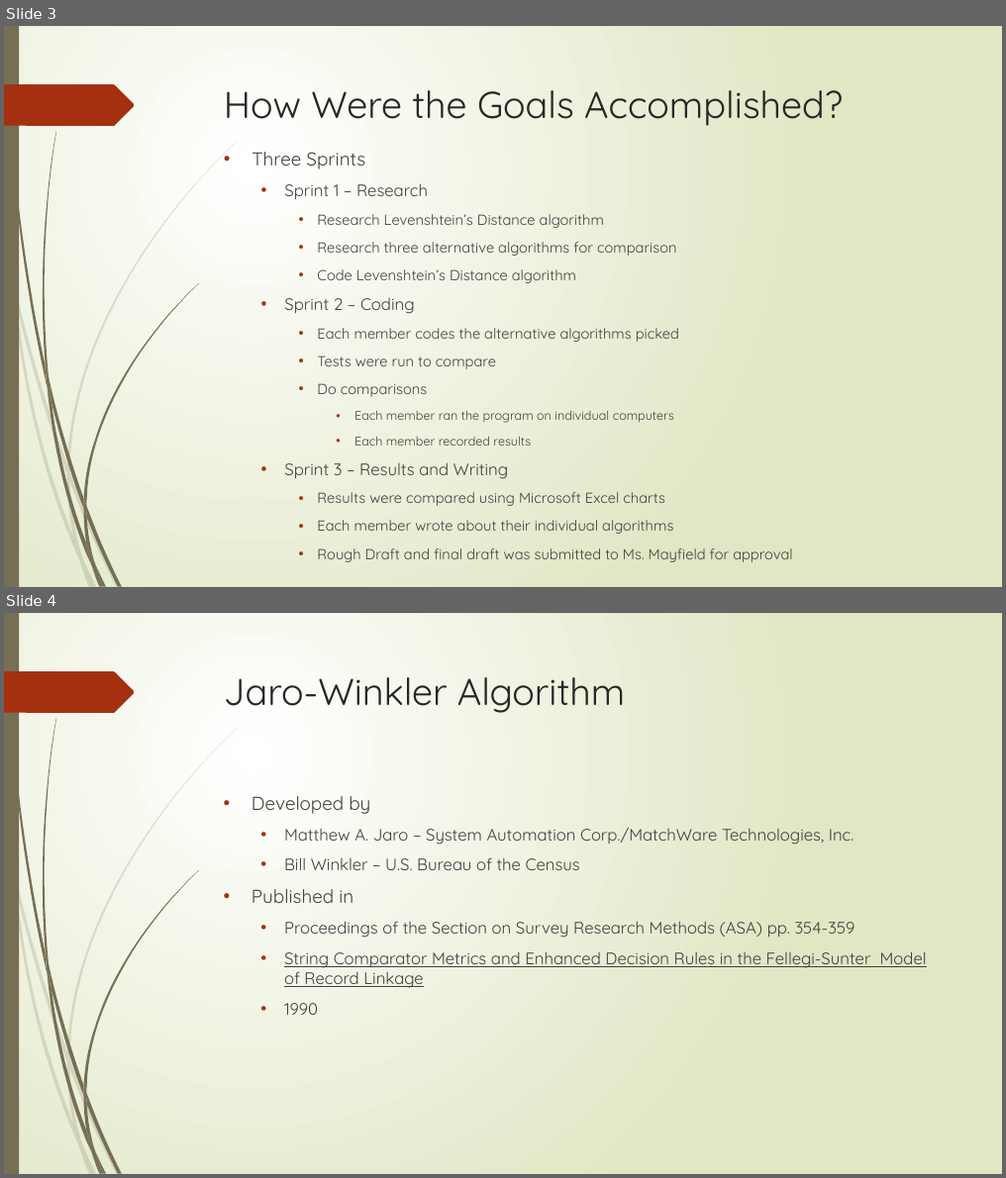
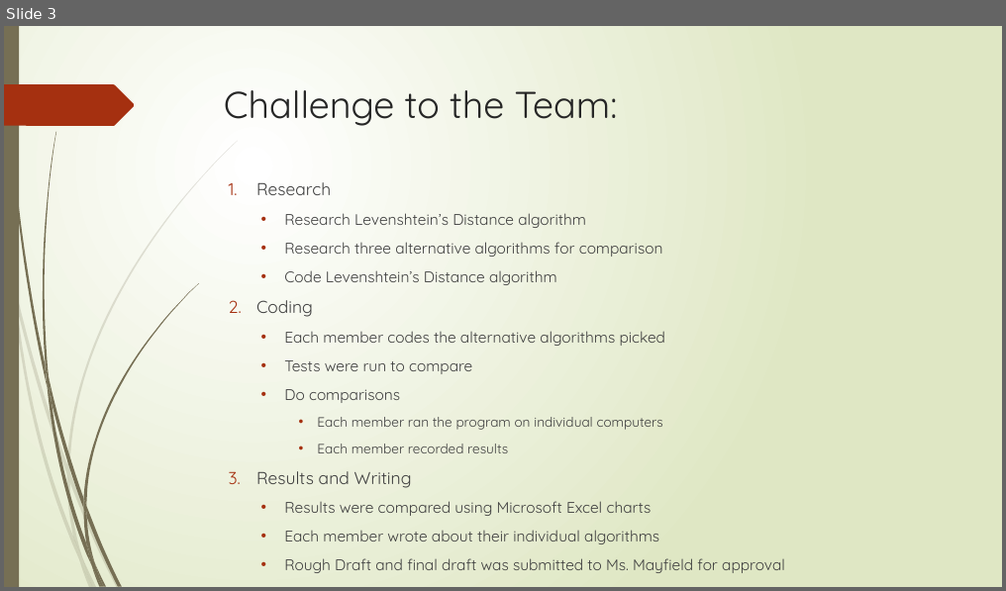
Before and after one commit to AthensStateComputerScience/DigitalHumanities, a slide deck: PowerPoint/Digital Humanities.pptx. Shown one above the other, each under a label of ours: slides 3 and 4 before the commit, slide 3 after it. The pictures are 1006x1178 and 1006x591 pixels, drawn with LibreOffice and Linux fonts; fonts in the diff are those of the drawing. Boxes give left, top, right and bottom in pixels: in the first picture for what was removed or moved away, otherwise in the second. Text is boxed around its words. In the diff, an @@ line names an element or a change of style, - is before the commit and + after.

```diff
--- a/PowerPoint/Digital Humanities.pptx
+++ b/PowerPoint/Digital Humanities.pptx
@@ slide 4 removed at (4,613,1002,1174), background gradient #FFFFFF to #DFE8C4; not listed: 24 template elements that a slide beside it also shows @@
@@ title removed at (224,677,625,713) @@
-Jaro-Winkler Algorithm
@@ text removed at (252,796,927,1015) @@
-• Developed by
-  • Matthew A. Jaro – System Automation Corp./MatchWare Technologies, Inc.
-  • Bill Winkler – U.S. Bureau of the Census
-• Published in
-  • Proceedings of the Section on Survey Research Methods (ASA) pp. 354-359
-  • String Comparator Metrics and Enhanced Decision Rules in the Fellegi-Sunter Model of Record Linkage
-  • 1990
@@ slide 3 changed as well @@
@@ title at (224,90,618,126): text changed @@
-How Were the Goals Accomplished?
+Challenge to the Team:
@@ text at (256,182,331,195): text changed; size 16 to 16.6 pt @@
-• Three Sprints
-  • Sprint 1 – Research
+1. Research
@@ text at (284,213,785,573): size 14 to 14.8 pt in "Research Levenshtein’s Distance algorithm", "Research three alternative algorithms for comparison", "Code Levenshtein’s Distance algorithm", "Each member codes the alternative algorithms picked" and 5 more places; size 12 to 12.9 pt in "Each member ran the program on individual ...", "Each member recorded results"; list level 3 to 2 in "Research Levenshtein’s Distance algorithm"; list level 3 to 2 in "Research three alternative algorithms for ..."; list level 3 to 2 in "Code Levenshtein’s Distance algorithm"; list level 3 to 2 in "Each member codes the alternative ..."; list level 3 to 2 in "Tests were run to compare"; list level 3 to 2 in "Do comparisons"; list level 4 to 3 in "Each member ran the program ..."; list level 4 to 3 in "Each member recorded results"; list level 3 to 2 in "Results were compared using Microsoft ..."; list level 3 to 2 in "Each member wrote about their ..."; list level 3 to 2 in "Rough Draft and final draft ..." @@
@@ text at (256,300,313,317): text changed; size 16 to 16.6 pt @@
-  • Sprint 2 – Coding
+2. Coding
@@ text at (256,472,412,488): text changed; size 16 to 16.6 pt @@
-  • Sprint 3 – Results and Writing
+3. Results and Writing
```
Also in this commit, not shown: 7 other slides changed, 5 slides added, 6 other slides removed.
